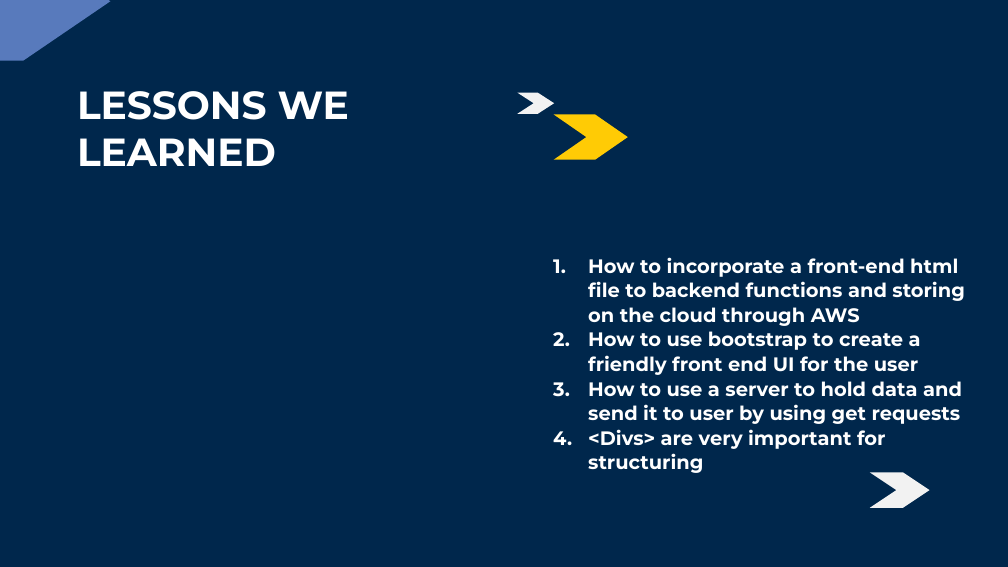
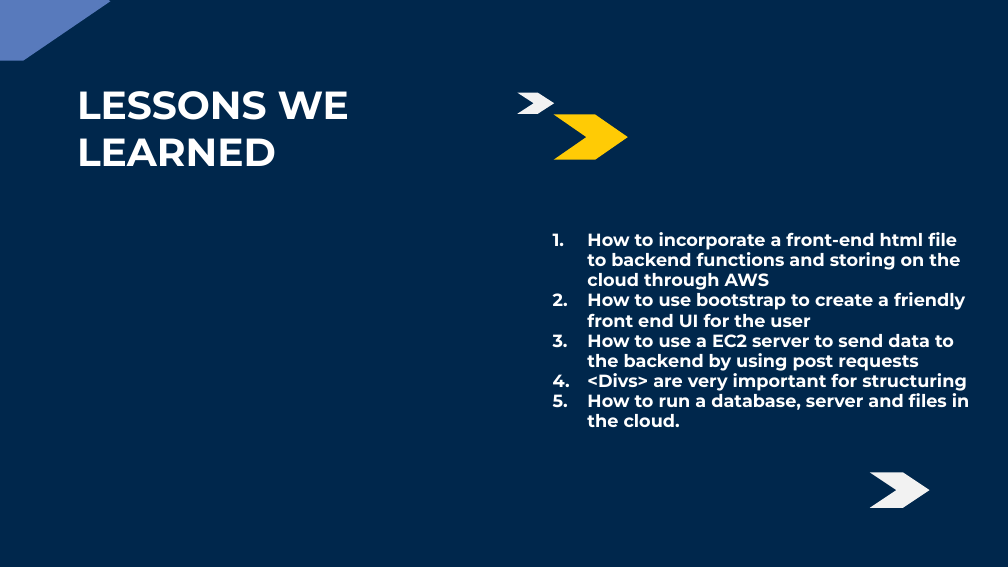
Before and after one commit to sald3/iti200_Midterm, a slide deck: slide 6 of Bizi Fruit - Final.pptx. Drawn at 1008x567 pixels with LibreOffice and Linux fonts; fonts in the diff are those of the drawing; background and template pictures are left out. Boxes give left, top, right and bottom in pixels: in the first picture for what was removed or moved away, otherwise in the second. Text is boxed around its words. In the diff, an @@ line names an element or a change of style, - is before the commit and + after.

```diff
--- a/Bizi Fruit - Final.pptx
+++ b/Bizi Fruit - Final.pptx
@@ subtitle "How to incorporate a front-end ...": place and size @@
-subtitle "How to incorporate a front-end ..." at (588,257,965,473)
+subtitle "How to incorporate a front-end ..." at (587,232,970,427)
@@ subtitle at (587,232,967,391): size 13.9 to 12.6 pt in "How to incorporate a front-end html file ...", "How to use bootstrap to create a ...", "<Divs> are very important for structuring"; line spacing 1.05 to 0.95 @@
@@ subtitle at (587,334,954,371): text changed; size 13.9 to 12.6 pt @@
-3. How to use a server to hold data and send it to user by using get requests
+3. How to use a EC2 server to send data to the backend by using post requests
@@ subtitle at (587,390,970,427): paragraph added @@
+5. How to run a database, server and files in the cloud.
```
Also in this commit, not shown: 5 other slides changed.
